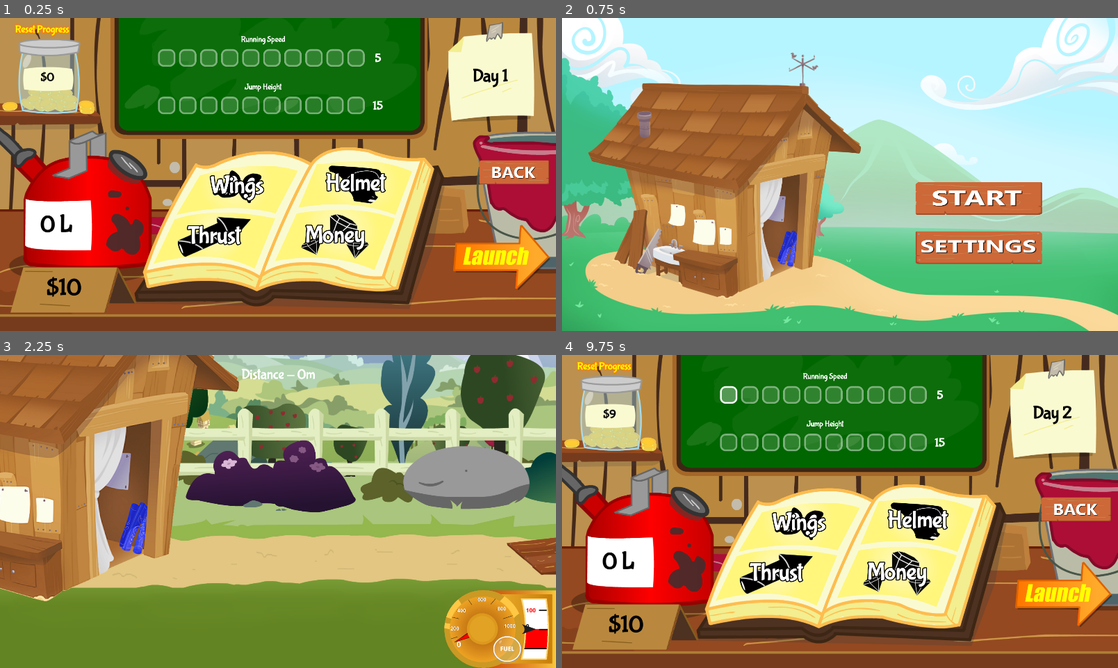
Above: before the commit, frames 1-4 (two rows, left to right).
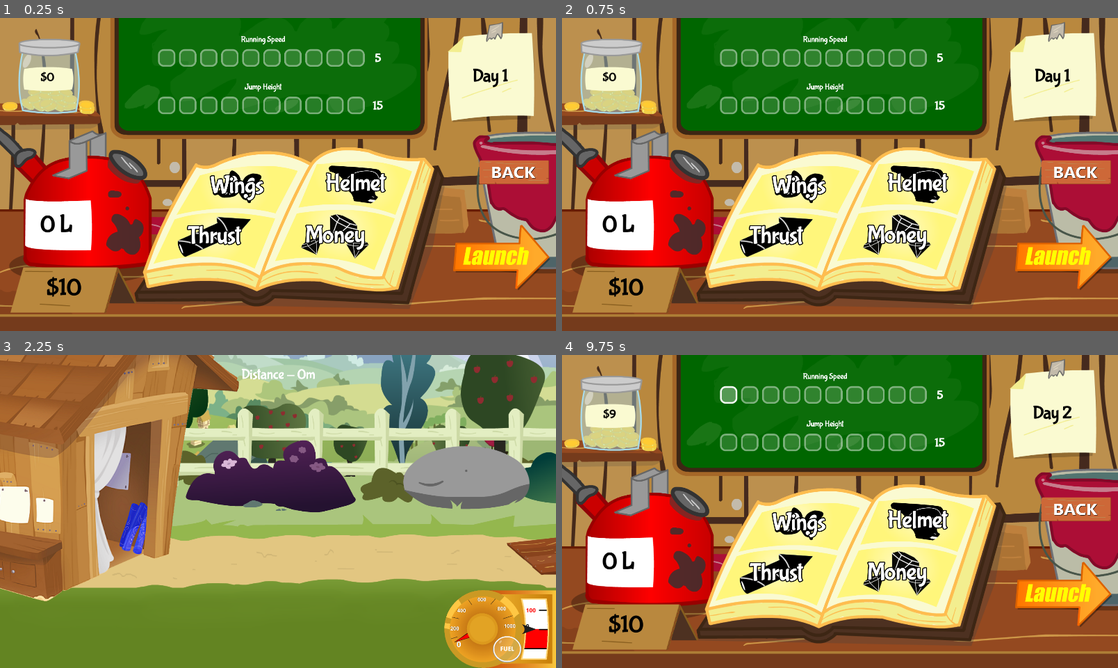
Above: after the commit, the same moments.

Repository: 100-Devs-1-Game/FlightOfHarmony
Game: Godot game, scene res://shop/shop.tscn
Two runs of this game, one before a commit and one after it. Both use one fixed random seed, a clock stepped at 60 frames per second and the inputs below.
Inputs (mouse positions are in pixels of both pictures, inside the frame that each line leads up to):
- Up to frame 1 (0.25 s): no input
- Up to frame 2 (0.75 s): click (606, 30) at 0.5 s, where only the run before the commit has a clickable "Reset Progress"
- Up to frame 3 (2.25 s): click (417, 533) at 1.27 s; click (500, 589) at 2 s
- Up to frame 4 (9.75 s): move the mouse to (962, 495) at 2.77 s; hold D (rotate_right) 2.78-3.53 s; hold Space (propulsion) 2.78-3.53 s; move the mouse to (728, 527) at 3.52 s; hold Down (ui_down) 3.53-4.28 s; tap Space (propulsion) every 1.5 s from 3.6 to 8.1 s; move the mouse to (895, 442) at 4.27 s; hold D (rotate_right) 4.28-5.03 s; hold Space (propulsion) 4.28-5.03 s; move the mouse to (812, 574) at 5.02 s; hold Up (ui_up) 5.03-5.78 s; move the mouse to (1006, 558) at 5.77 s; hold Space (propulsion) 5.78-6.53 s; hold A (rotate_left) 5.78-7.28 s; move the mouse to (673, 464) at 6.52 s; move the mouse to (867, 511) at 7.27 s; hold Down (ui_down) 7.28-8.03 s; hold Space (propulsion) 7.28-8.03 s; move the mouse to (756, 433) at 8.02 s; hold D (rotate_right) 8.03-8.78 s; move the mouse to (962, 495) at 8.77 s; hold Up (ui_up) 8.78-9.5 s; hold Space (propulsion) 8.78-9.5 s; click (840, 633) at 9.5 s

The runs differ from the first frame. In frame 1, 0.2% of the frame differs, in the area x 2-13%, y 2-6%; in frame 2, 98%, in the area x 0-100%, y 0-100%; in frame 3, nothing differs; in frame 4, 0.2%.

Commit message:
Move Reset to start menu

Diff:
--- a/src/shop/shop.gd
+++ b/src/shop/shop.gd
@@ -45,15 +45,6 @@
 	buy_fuel_label.text= str("$", pony_stats.get_fuel_cost())
 
 
-func _on_reset_pressed() -> void:
-	pony_stats.reset_all_upgrades()
-	SaveManager.reset()
-	Global.reset()
-	EventChannel.reset_progress.emit()
-	_update_currency()
-	LevelManager.goto_start()
-
-
 func _on_open_book_pressed(category: ShopUpgrade.Category) -> void:
 	var book: UpgradeBook = upgrade_book_scene.instantiate()
 	book.category= category
--- a/src/shop/shop.tscn
+++ b/src/shop/shop.tscn
@@ -40,10 +40,6 @@
 font_size = 60
 font_color = Color(0, 0, 0, 1)
 
-[sub_resource type="StyleBoxEmpty" id="StyleBoxEmpty_yrv44"]
-
-[sub_resource type="StyleBoxEmpty" id="StyleBoxEmpty_cd0xb"]
-
 [sub_resource type="StyleBoxFlat" id="StyleBoxFlat_b3w7u"]
 bg_color = Color(0.214703, 0.214703, 0.214702, 1)
 
@@ -158,23 +154,6 @@
 horizontal_alignment = 1
 vertical_alignment = 1
 
-[node name="Reset" type="Button" parent="."]
-offset_left = 25.0
-offset_top = 9.0
-offset_right = 267.0
-offset_bottom = 72.0
-theme_override_colors/font_hover_color = Color(0.839216, 0, 0, 1)
-theme_override_colors/font_outline_color = Color(1, 0.486275, 0.0156863, 1)
-theme_override_colors/font_color = Color(1, 1, 0, 1)
-theme_override_constants/outline_size = 22
-theme_override_font_sizes/font_size = 34
-theme_override_styles/focus = SubResource("StyleBoxEmpty_yrv44")
-theme_override_styles/hover_pressed = SubResource("StyleBoxEmpty_yrv44")
-theme_override_styles/hover = SubResource("StyleBoxEmpty_yrv44")
-theme_override_styles/pressed = SubResource("StyleBoxEmpty_yrv44")
-theme_override_styles/normal = SubResource("StyleBoxEmpty_cd0xb")
-text = "Reset Progress"
-
 [node name="OpenBook Gliders" parent="." instance=ExtResource("15_pafut")]
 offset_left = 609.0
 offset_top = 510.0
@@ -251,7 +230,6 @@
 [connection signal="pressed" from="TextureButton Launch" to="." method="_on_texture_button_launch_pressed"]
 [connection signal="pressed" from="TextureButton Fuel" to="." method="_on_texture_button_fuel_pressed"]
 [connection signal="pressed" from="TextureButton Back" to="." method="_on_texture_button_back_pressed"]
-[connection signal="pressed" from="Reset" to="." method="_on_reset_pressed"]
 [connection signal="open_book" from="OpenBook Gliders" to="." method="_on_open_book_pressed"]
 [connection signal="empty_texture_replaced" from="OpenBook Propulsion" to="." method="_on_open_book_propulsion_empty_texture_replaced"]
 [connection signal="open_book" from="OpenBook Propulsion" to="." method="_on_open_book_pressed"]
--- a/src/start_menu/start_menu.gd
+++ b/src/start_menu/start_menu.gd
@@ -21,3 +21,10 @@
 			LevelManager.goto_shop()
 		"Settings":
 			pass
+
+
+func _on_reset_pressed() -> void:
+	SaveManager.pony_stats.reset_all_upgrades()
+	SaveManager.reset()
+	Global.reset()
+	EventChannel.reset_progress.emit()
--- a/src/start_menu/start_menu.tscn
+++ b/src/start_menu/start_menu.tscn
@@ -46,6 +46,7 @@
 stretch_mode = 0
 
 [node name="Settings" type="TextureButton" parent="Title/VBoxContainer"]
+visible = false
 custom_minimum_size = Vector2(0, 166.665)
 layout_mode = 2
 texture_normal = ExtResource("4_4g1kg")
@@ -53,3 +54,10 @@
 texture_hover = ExtResource("6_1w3tn")
 ignore_texture_size = true
 stretch_mode = 0
+
+[node name="Reset" type="Button" parent="Title/VBoxContainer"]
+layout_mode = 2
+theme_override_font_sizes/font_size = 80
+text = "RESET"
+
+[connection signal="pressed" from="Title/VBoxContainer/Reset" to="." method="_on_reset_pressed"]
Not shown: 1 places in src/shop/shop.tscn that only renumber resources
